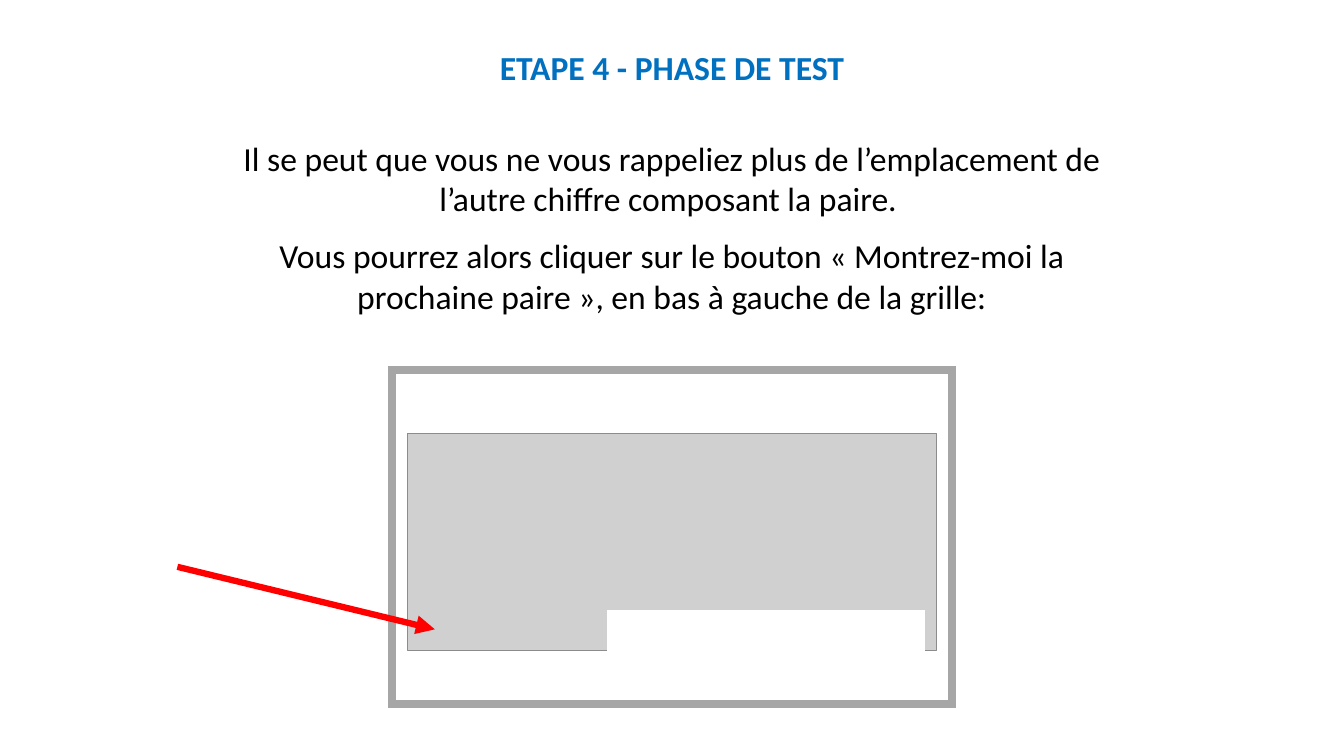
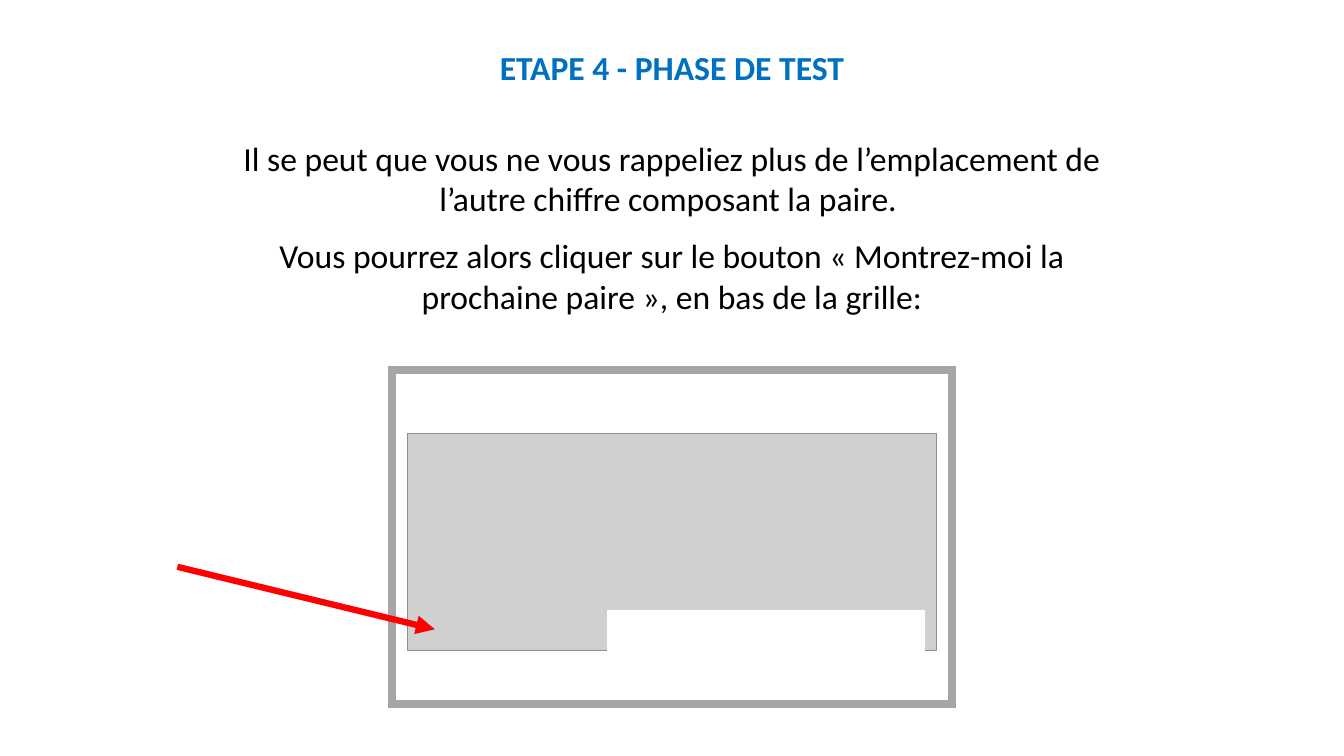
Before and after one commit to MBB-team/Online_Testing, a slide deck: slide 26 of src/SE_glioma/Stimuli/Instructions_new_patient.pptx. Drawn at 1344x756 pixels with LibreOffice and Linux fonts; fonts in the diff are those of the drawing; grey boxes stand for pictures. Boxes give left, top, right and bottom in pixels: in the first picture for what was removed or moved away, otherwise in the second. Text is boxed around its words. In the diff, an @@ line names an element or a change of style, - is before the commit and + after.

```diff
--- a/src/SE_glioma/Stimuli/Instructions_new_patient.pptx
+++ b/src/SE_glioma/Stimuli/Instructions_new_patient.pptx
@@ text at [279, 244, 1064, 315]: text changed @@
-Vous pourrez alors cliquer sur le bouton « Montrez-moi la prochaine paire », en bas à gauche de la grille:
+Vous pourrez alors cliquer sur le bouton « Montrez-moi la prochaine paire », en bas de la grille:
```
Also in this commit, not shown: 2 other slides changed, 6 other files.
